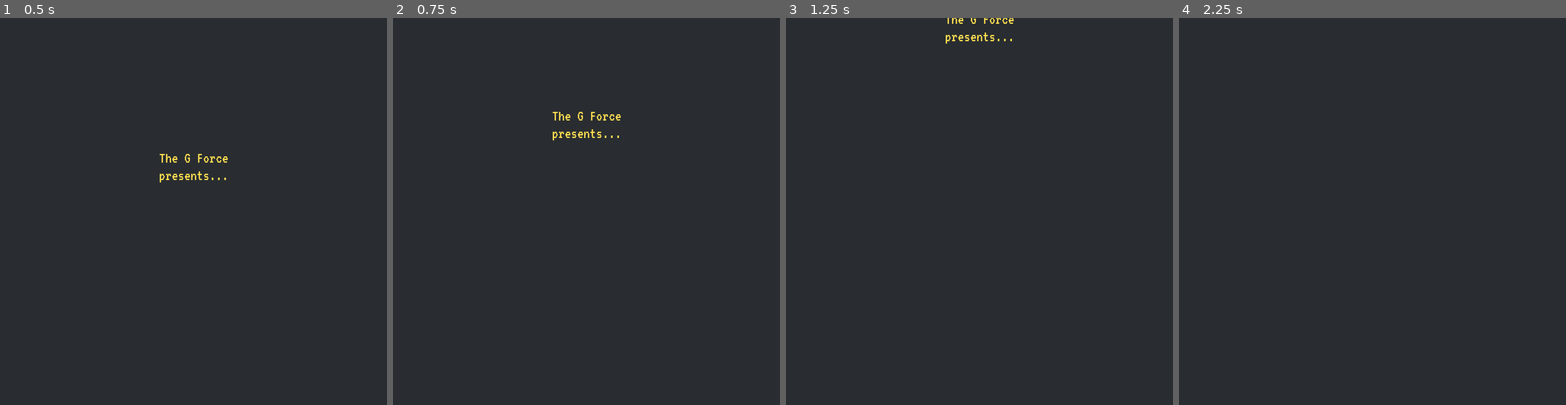
Above: before the commit, frames 1-4 (left to right).
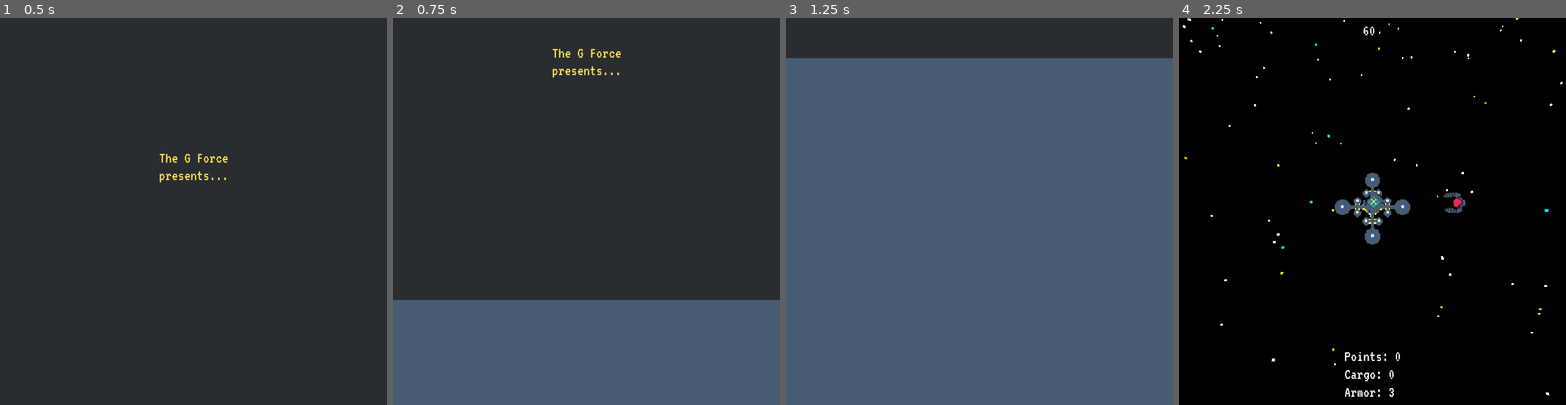
Above: after the commit, the same moments.

Repository: the-g-force/2022-January
Game: Godot game, scene res://Intro/MainMenu.tscn
Same seed, same stepped clock (60 frames per second), same inputs: the game is played once before the commit and once after it. This scene is started directly instead of the project's main scene.
Inputs (mouse positions are in pixels of both pictures, inside the frame that each line leads up to):
- Up to frame 1 (0.5 s): no input
- Up to frame 2 (0.75 s): click (586, 238) at 0.5 s, where only the run before the commit has a clickable "Play!"
- Up to frame 3 (1.25 s): no input
- Up to frame 4 (2.25 s): move the mouse to (1457, 192) at 1.27 s; hold D (move_right) 1.28-2 s; tap Space (fire) at 1.35 s; click (1457, 192) at 1.42 s; click (1372, 238) at 2 s, where only the run after the commit has a clickable "Play!"

Frame 1 is identical in both runs. In frame 2, 28% of the frame differs, in the area x 0-100%, y 8-100%; in frame 3, 90%; in frame 4, 100%, in the area x 0-100%, y 0-100%.

Commit message:
Accelerate animations and fix positions

Diff:
--- a/project/Intro/MainMenu.gd
+++ b/project/Intro/MainMenu.gd
@@ -15,3 +15,8 @@
 func _on_Button_pressed():
 	# warning-ignore:return_value_discarded
  get_tree().change_scene("res://World/World.tscn")
+
+
+func _on_ClickPromptTimer_timeout():
+	if not pressed:
+		$Splash/ClickPrompt.visible = true
--- a/project/Intro/MainMenu.tscn
+++ b/project/Intro/MainMenu.tscn
@@ -6,18 +6,17 @@
 
 [sub_resource type="DynamicFont" id=1]
 size = 32
-outline_color = Color( 0.172549, 0.427451, 0.756863, 1 )
+outline_color = Color( 0.913725, 0.164706, 0.333333, 1 )
 font_data = ExtResource( 2 )
 
 [sub_resource type="Theme" id=2]
 default_font = SubResource( 1 )
 
 [sub_resource type="DynamicFont" id=5]
-size = 64
+size = 92
 font_data = ExtResource( 2 )
 
 [sub_resource type="Animation" id=3]
-length = 2.5
 tracks/0/type = "value"
 tracks/0/path = NodePath("Splash/GForce:visible")
 tracks/0/interp = 1
@@ -40,7 +39,7 @@
 "times": PoolRealArray( 0 ),
 "transitions": PoolRealArray( 1 ),
 "update": 0,
-"values": [ true ]
+"values": [ false ]
 }
 tracks/2/type = "value"
 tracks/2/path = NodePath("Splash/GForce:rect_position")
@@ -91,7 +90,7 @@
 "values": [ Vector2( 442, 339 ) ]
 }
 tracks/6/type = "value"
-tracks/6/path = NodePath("Main/Title:custom_fonts/font:size")
+tracks/6/path = NodePath("Main/Title:rect_scale")
 tracks/6/interp = 1
 tracks/6/loop_wrap = true
 tracks/6/imported = false
@@ -100,10 +99,10 @@
 "times": PoolRealArray( 0 ),
 "transitions": PoolRealArray( 1 ),
 "update": 0,
-"values": [ 64 ]
+"values": [ Vector2( 1, 1 ) ]
 }
 tracks/7/type = "value"
-tracks/7/path = NodePath("Main/Title:rect_scale")
+tracks/7/path = NodePath("Main/instructions:visible")
 tracks/7/interp = 1
 tracks/7/loop_wrap = true
 tracks/7/imported = false
@@ -112,24 +111,11 @@
 "times": PoolRealArray( 0 ),
 "transitions": PoolRealArray( 1 ),
 "update": 0,
-"values": [ Vector2( 1, 1 ) ]
-}
-tracks/8/type = "value"
-tracks/8/path = NodePath("Main/instructions:visible")
-tracks/8/interp = 1
-tracks/8/loop_wrap = true
-tracks/8/imported = false
-tracks/8/enabled = true
-tracks/8/keys = {
-"times": PoolRealArray( 0 ),
-"transitions": PoolRealArray( 1 ),
-"update": 0,
 "values": [ false ]
 }
 
 [sub_resource type="Animation" id=4]
 resource_name = "splash screen"
-length = 2.5
 tracks/0/type = "value"
 tracks/0/path = NodePath("Splash:rect_position")
 tracks/0/interp = 1
@@ -137,58 +123,58 @@
 tracks/0/imported = false
 tracks/0/enabled = true
 tracks/0/keys = {
-"times": PoolRealArray( 0, 2 ),
+"times": PoolRealArray( 0, 0.8 ),
 "transitions": PoolRealArray( 1, 1 ),
 "update": 0,
 "values": [ Vector2( 0, 0 ), Vector2( 0, -800 ) ]
 }
 tracks/1/type = "value"
-tracks/1/path = NodePath("Button:visible")
+tracks/1/path = NodePath("Main/Title:visible")
 tracks/1/interp = 1
 tracks/1/loop_wrap = true
 tracks/1/imported = false
 tracks/1/enabled = true
 tracks/1/keys = {
-"times": PoolRealArray( 0, 1.8 ),
-"transitions": PoolRealArray( 1, 1 ),
+"times": PoolRealArray( 0, 0.6 ),
+"transitions": PoolRealArray( 1, 2.82843 ),
 "update": 1,
 "values": [ false, true ]
 }
 tracks/2/type = "value"
-tracks/2/path = NodePath("Main/Title:visible")
+tracks/2/path = NodePath("Main/Title:rect_scale")
 tracks/2/interp = 1
 tracks/2/loop_wrap = true
 tracks/2/imported = false
 tracks/2/enabled = true
 tracks/2/keys = {
-"times": PoolRealArray( 0, 1.8 ),
-"transitions": PoolRealArray( 1, 2.82843 ),
-"update": 1,
-"values": [ false, true ]
+"times": PoolRealArray( 0.6, 0.9 ),
+"transitions": PoolRealArray( 4.75683, 1 ),
+"update": 0,
+"values": [ Vector2( 1.01703e-05, 1.01703e-05 ), Vector2( 1, 1 ) ]
 }
 tracks/3/type = "value"
-tracks/3/path = NodePath("Main/Title:rect_scale")
+tracks/3/path = NodePath("Main/instructions:visible")
 tracks/3/interp = 1
 tracks/3/loop_wrap = true
 tracks/3/imported = false
 tracks/3/enabled = true
 tracks/3/keys = {
-"times": PoolRealArray( 1.8, 2.1 ),
-"transitions": PoolRealArray( 4.75683, 1 ),
-"update": 0,
-"values": [ Vector2( 1.01703e-05, 1.01703e-05 ), Vector2( 1, 1 ) ]
+"times": PoolRealArray( 1 ),
+"transitions": PoolRealArray( 1 ),
+"update": 1,
+"values": [ true ]
 }
 tracks/4/type = "value"
-tracks/4/path = NodePath("Main/instructions:visible")
+tracks/4/path = NodePath("Button:visible")
 tracks/4/interp = 1
 tracks/4/loop_wrap = true
 tracks/4/imported = false
 tracks/4/enabled = true
 tracks/4/keys = {
-"times": PoolRealArray( 0, 2 ),
-"transitions": PoolRealArray( 1, 1 ),
+"times": PoolRealArray( 0.9 ),
+"transitions": PoolRealArray( 1 ),
 "update": 1,
-"values": [ false, true ]
+"values": [ true ]
 }
 
 [node name="MainMenu" type="Control"]
@@ -204,7 +190,7 @@
 [node name="Main" type="ColorRect" parent="."]
 anchor_right = 1.0
 anchor_bottom = 1.0
-color = Color( 0.160784, 0.176471, 0.192157, 1 )
+color = Color( 0.278431, 0.360784, 0.447059, 1 )
 __meta__ = {
 "_edit_lock_": true,
 "_edit_use_anchors_": false
@@ -221,15 +207,14 @@
 visible = false
 anchor_left = 0.5
 anchor_right = 0.5
-margin_left = -303.0
-margin_right = 309.0
+margin_left = -221.0
+margin_right = 223.0
 margin_bottom = 339.0
-rect_pivot_offset = Vector2( 303, 215 )
+rect_pivot_offset = Vector2( 221, 171 )
 custom_colors/font_color = Color( 0.866667, 0.898039, 0.933333, 1 )
 custom_colors/font_color_shadow = Color( 0.172549, 0.427451, 0.756863, 1 )
 custom_fonts/font = SubResource( 5 )
-text = "Salvage Time
-with Alex and Leo"
+text = "Salvage Time"
 align = 1
 valign = 1
 __meta__ = {
@@ -253,6 +238,7 @@
 }
 
 [node name="Button" type="Button" parent="."]
+visible = false
 anchor_left = 0.5
 anchor_top = 0.5
 anchor_right = 0.5
@@ -291,8 +277,31 @@
 "_edit_use_anchors_": false
 }
 
+[node name="ClickPrompt" type="Label" parent="Splash"]
+visible = false
+anchor_left = 0.5
+anchor_top = 1.0
+anchor_right = 0.5
+anchor_bottom = 1.0
+margin_left = -110.5
+margin_top = -91.0002
+margin_right = 110.5
+custom_colors/font_color = Color( 1, 0.878431, 0.317647, 1 )
+text = "Click to Continue
+"
+align = 1
+__meta__ = {
+"_edit_use_anchors_": false
+}
+
 [node name="AnimationPlayer" type="AnimationPlayer" parent="."]
 anims/RESET = SubResource( 3 )
 "anims/splash screen" = SubResource( 4 )
 
+[node name="ClickPromptTimer" type="Timer" parent="."]
+wait_time = 3.0
+one_shot = true
+autostart = true
+
 [connection signal="pressed" from="Button" to="." method="_on_Button_pressed"]
+[connection signal="timeout" from="ClickPromptTimer" to="." method="_on_ClickPromptTimer_timeout"]
